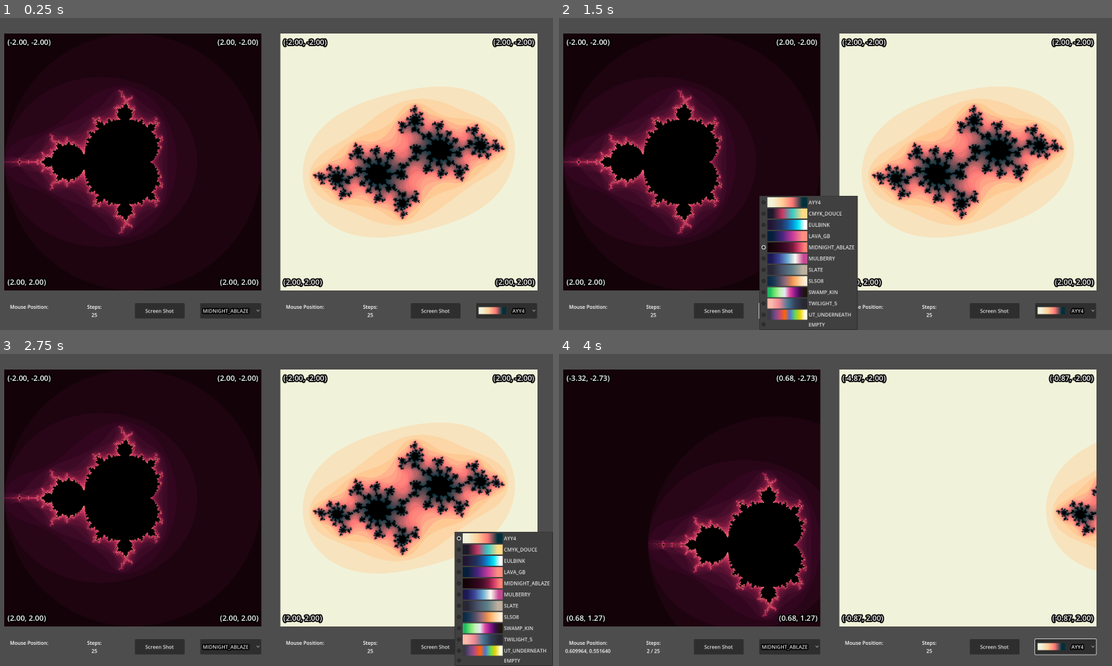
Above: before the commit, frames 1-4 (two rows, left to right).
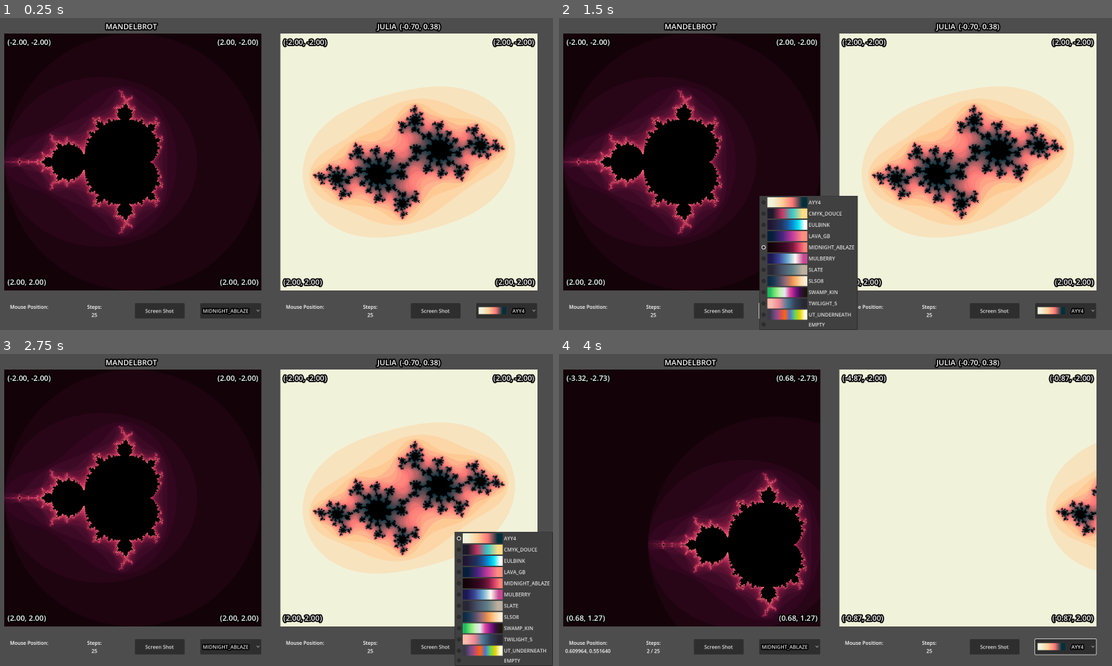
Above: after the commit, the same moments.

Repository: kirkatia98/mandelbrot
Game: Godot game, scene res://root.tscn
The game is run twice, just before and just after one commit, with the same random seed, the same clock (stepped at 60 frames per second) and the same inputs.
Inputs (mouse positions are in pixels of both pictures, inside the frame that each line leads up to):
- Up to frame 1 (0.25 s): no input
- Up to frame 2 (1.5 s): click "Screen Shot" at 0.5 s; click "MIDNIGHT_ABLAZE" at 1.25 s
- Up to frame 3 (2.75 s): click "AYY4" at 2 s
- Up to frame 4 (4 s): tap Enter (ui_accept) at 2.75, 3.02 s; move the mouse to (951, 494) at 2.77 s; hold Right (ui_right) 2.78-3.5 s; click (951, 494) at 2.92 s; drag from (719, 525) to (802, 572) at 3.52 s

The runs differ from the first frame. In frame 1, 0.5% of the frame differs, in the area x 19-80%, y 1-5%; in frame 2, 0.5%; in frame 3, 0.5%; in frame 4, 0.5%.

Commit message:
Fractal description labels

Diff:
--- /dev/null
+++ b/fractal/description.gd
@@ -0,0 +1,16 @@
+@tool
+extends MarginContainer
+
+@export var f : Fractal
+
+@export_group("Description")
+@export var Name : Label
+@export var Cursor : Label
+
+func _on_fractal_update_labels():
+
+	Name.text = Fractal.FractalType.keys()[f.fractalType]
+
+	match(f.fractalType):
+		Fractal.FractalType.JULIA:
+			Cursor.text = "(%.2f, %-.2f)" % [f.cursor.x, f.cursor.y]
--- a/fractal/fractal.gd
+++ b/fractal/fractal.gd
@@ -4,14 +4,17 @@
 signal update_labels
 signal update_shader
 
-enum FractalType { NONE, MANDLEBROT, JULIA }
-@export var fractalType: FractalType
+enum FractalType { FRACTAL, MANDELBROT, JULIA }
+@export var fractalType: FractalType:
+	set(val):
+		fractalType = val
+		update_labels.emit()
+
 
 @export var palette : Palette.Enum:
 	set(val):
 		palette = val
 		palette_image = pm.textures[val]
-
 
 @export var pan_speed : float = 0.05
 @export var zoom_speed : float = 0.95
@@ -103,9 +106,9 @@
 	var c : Vector2 = Vector2(0.0, 0.0)
 
 	match(fractalType):
-		FractalType.NONE:
+		FractalType.FRACTAL:
 			return 0
-		FractalType.MANDLEBROT:
+		FractalType.MANDELBROT:
 			c = coord
 		FractalType.JULIA:
 			c = cursor
@@ -187,10 +190,6 @@
 			MOUSE_BUTTON_RIGHT:
 				drag_julia = event.is_pressed()
 
-				if drag_julia and FractalType.MANDLEBROT:
-					%Julia.cursor = shader_coords
-				pass
-
 
 	if event is InputEventMouseMotion:
 
@@ -199,5 +198,6 @@
 			# move rectangle to the old position offset by mouse movement (scaled to the size of the screen)
 			rect_position = old_pos - (local_mouse - old_mouse) / screen_rect.size * rect_size
 
-		if drag_julia and FractalType.MANDLEBROT:
-			%Julia.cursor = shader_coords
+
+	if drag_julia:
+		%Julia.cursor = shader_coords
--- a/fractal/fractal.tscn
+++ b/fractal/fractal.tscn
@@ -7,6 +7,7 @@
 [ext_resource type="Texture2D" uid="uid://6wkpxm0ouq8a" path="res://palette/textures/ayy4-1x.png" id="4_x832o"]
 [ext_resource type="Script" path="res://fractal/screen.gd" id="6_ehckw"]
 [ext_resource type="Script" path="res://fractal/boundary_coordinates.gd" id="6_wgcb1"]
+[ext_resource type="Script" path="res://fractal/description.gd" id="7_3qnub"]
 [ext_resource type="Script" path="res://fractal/debug_hints.gd" id="7_hf5sh"]
 [ext_resource type="PackedScene" uid="uid://b14scxdvion88" path="res://palette/palette_selection.tscn" id="8_c7m4k"]
 [ext_resource type="LabelSettings" uid="uid://dlq3j8j4ty580" path="res://fractal/label_settings.tres" id="8_nua8f"]
@@ -65,6 +66,34 @@
 grow_vertical = 2
 script = ExtResource("6_ehckw")
 f = NodePath("../../..")
+
+[node name="Description" type="MarginContainer" parent="." node_paths=PackedStringArray("f", "Name", "Cursor")]
+layout_mode = 1
+anchors_preset = -1
+anchor_left = 0.5
+anchor_right = 0.5
+offset_left = -53.5
+offset_top = -40.0
+offset_right = 53.5
+offset_bottom = -20.0
+grow_horizontal = 2
+script = ExtResource("7_3qnub")
+f = NodePath("..")
+Name = NodePath("HBoxContainer/Name")
+Cursor = NodePath("HBoxContainer/Cursor")
+
+[node name="HBoxContainer" type="HBoxContainer" parent="Description"]
+layout_mode = 2
+theme_override_constants/separation = 10
+
+[node name="Name" type="Label" parent="Description/HBoxContainer"]
+layout_mode = 2
+text = "FRACTAL"
+label_settings = ExtResource("8_nua8f")
+
+[node name="Cursor" type="Label" parent="Description/HBoxContainer"]
+layout_mode = 2
+label_settings = ExtResource("8_nua8f")
 
 [node name="Boundary Coordinates" type="MarginContainer" parent="." node_paths=PackedStringArray("f", "TL", "TR", "BR", "BL")]
 layout_mode = 1
@@ -185,6 +214,7 @@
 script = ExtResource("9_vyt5m")
 f = NodePath("../../..")
 
+[connection signal="update_labels" from="." to="Description" method="_on_fractal_update_labels"]
 [connection signal="update_labels" from="." to="Boundary Coordinates" method="_on_fractal_update_labels"]
 [connection signal="update_labels" from="." to="Debug Hints" method="_on_fractal_update_labels"]
 [connection signal="update_shader" from="." to="Screen Viewport/SubViewport/Screen" method="_on_fractal_update_shader"]
--- a/project.godot
+++ b/project.godot
@@ -23,10 +23,6 @@
 window/size/viewport_height=1000
 window/size/mode=2
 
-[editor_plugins]
-
-enabled=PackedStringArray("res://addons/script-ide/plugin.cfg")
-
 [input]
 
 zoom_in={
Not shown: 1 places in fractal/fractal.tscn that only renumber resources
